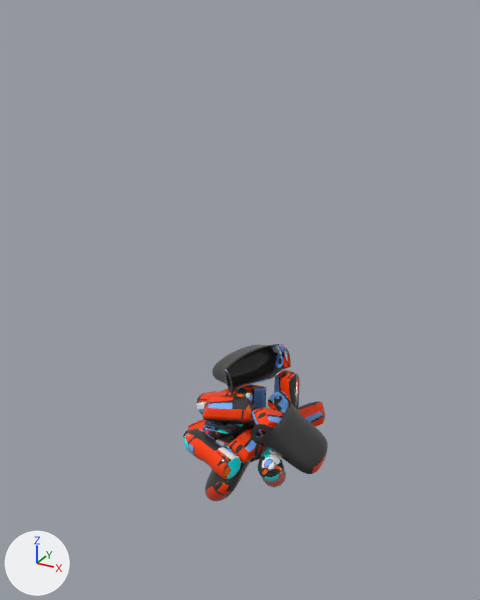
The FBX model Assets/Models/fixed asset/character/enemy/boss enemy/enemy4 lv3.fbx as it was, and as the next commit left it.
Rendered twice from a camera (50 mm lens) standing at (1.53, -2.91, 2.69) and looking at (-0.1, 0.05, 1.21). The axes (+X, +Y, +Z) are drawn at lower left. The lights are the same throughout.
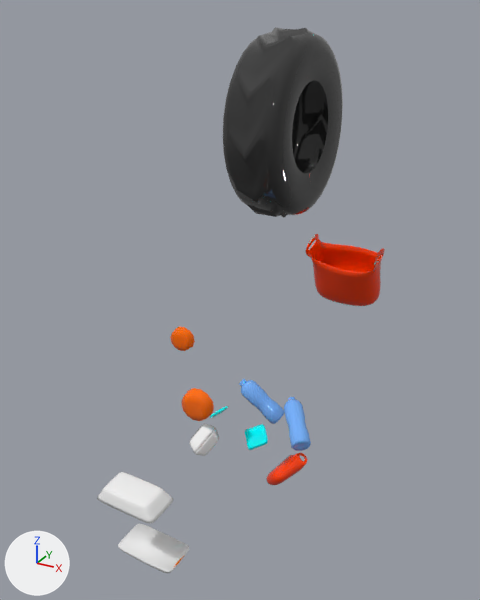
Boxes [x1, y1, x2, y2] around the edits, measured in the pictures (480 x 600 px; the box of a moved part takes in the faces that stretch with it):
'Cylinder.007', reshaped, turned, rescaled: before [183, 344, 328, 501]; after [97, 27, 385, 573]
part 1 of me_cylinder_020, moved or reshaped: before [205, 423, 252, 501]; after [305, 234, 385, 306]
part 2 of me_cylinder_020, moved or reshaped: before [298, 403, 325, 427]; after [97, 472, 173, 524]
part 3 of me_cylinder_020, moved or reshaped: before [203, 418, 252, 424]; after [118, 523, 189, 573]
part 4 of me_cylinder_020, moved or reshaped: before [251, 449, 271, 462]; after [245, 424, 268, 450]
part 5 of me_cylinder_020, moved or reshaped: before [254, 405, 271, 410]; after [239, 379, 285, 424]
part 6 of me_cylinder_020, moved or reshaped: before [258, 454, 286, 488]; after [284, 397, 311, 451]
part 7 of me_cylinder_020, moved or reshaped: before [242, 385, 266, 408]; after [210, 406, 229, 418]
part 8 of me_cylinder_020, moved or reshaped: before [274, 370, 296, 407]; after [189, 423, 214, 453]
part 9 of me_cylinder_020, moved or reshaped: before [227, 445, 251, 463]; after [195, 427, 219, 456]
part 10 of me_cylinder_020, moved or reshaped: before [203, 418, 268, 459]; after [266, 453, 307, 485]
part 11 of me_cylinder_020, added (black): after [223, 27, 343, 218]
part 12 of me_cylinder_020, added (orange): after [181, 388, 214, 421]
part 13 of me_cylinder_020, added (orange): after [170, 326, 195, 351]
part 14 of me_cylinder_020, deleted: before [183, 344, 328, 479]

The edits, one by one:
me_cylinder_020 is used by ob_cylinder_007; location (0.0, 0.0, 0.0); rotation (1.571, 0.0, 3.142), in degrees (90, 0, 180); scale (0.01, 0.01, 0.01).
me_cylinder_020 had 8919 vertices, 8735 faces and spanned x -51.9..39.0, y 1.7..93.2, z -49.2..39.8.
me_cylinder_020 now has 4548 vertices, 4444 faces and spans x -0.4..0.4, y -1.2..1.6, z 0.2..2.6.
me_cylinder_020 part 1: the loose piece of 965 vertices spanning x -9.6..22.1, y 1.7..46.6, z -36.1..12.8 is multiplied about its middle by the matrix ((0.007, -0.01, 0.005), (0.011, 0.003, -0.007), (0.004, 0.008, 0.01)), then moved by (-6.3, -22.7, 12.6).
me_cylinder_020 part 2: the loose piece of 273 vertices spanning x -32.2..-10.8, y 29.7..49.4, z 16.8..39.0 is scaled about its middle by (0.0158, -0.00887, -0.00086), then moved by (21.5, -40.6, -27.1).
me_cylinder_020 part 3: the loose piece of 401 vertices spanning x -11.8..18.0, y 59.9..66.9, z -32.5..-10.1 is scaled about its middle by (-0.0118, 0.00804, 0.00113), then moved by (-3.0, -64.4, 21.6).
me_cylinder_020 part 4: the loose piece of 122 vertices spanning x -10.2..13.7, y 14.6..33.7, z 0.9..15.5 is scaled about its middle by (-0.00728, 0.00547, 0.00815), then moved by (-1.8, -24.0, -7.9).
me_cylinder_020 part 5: the loose piece of 200 vertices spanning x -23.4..11.6, y 11.7..43.9, z 16.8..34.0 is multiplied about its middle by the matrix ((-0.008, 0.0, 0.0), (0.0, 0.0, 0.008), (0.0, 0.008, 0.0)), then moved by (5.9, -27.6, -24.9).
me_cylinder_020 part 6: the loose piece of 200 vertices spanning x -35.1..-14.6, y 19.9..54.2, z -38.9..-6.7 is scaled about its middle by (0.00882, 0.00818, -0.00422), then moved by (25.1, -37.0, 23.4).
me_cylinder_020 part 7: the loose piece of 122 vertices spanning x -5.1..13.1, y 49.3..67.7, z 2.3..13.2 is scaled about its middle by (0.00499, 0.00553, 0.00163), then moved by (-4.2, -58.5, -7.3).
me_cylinder_020 part 8: the loose piece of 273 vertices spanning x -22.6..-6.8, y 47.3..75.8, z 7.7..21.9 is scaled about its middle by (-0.00709, 0.00938, -0.0186), then moved by (14.4, -61.7, -14.4).
me_cylinder_020 part 9: the loose piece of 401 vertices spanning x -16.5..-1.6, y 40.3..51.9, z -34.4..-5.9 is multiplied about its middle by the matrix ((0.008, -0.007, 0.005), (0.008, 0.003, -0.008), (0.003, 0.009, 0.007)), then moved by (8.8, -46.2, 20.5).
me_cylinder_020 part 10: the loose piece of 965 vertices spanning x -22.8..19.1, y 34.5..57.9, z -29.0..16.0 is multiplied about its middle by the matrix ((-0.002, 0.005, -0.002), (0.003, 0.0, -0.004), (-0.004, -0.003, -0.003)), then moved by (2.1, -46.3, 6.7).
me_cylinder_020 part 11: a new loose piece of 418 vertices spanning x -0.2..0.2, y -0.1..0.8, z 1.6..2.6, in mat_enemy4 (picture img_enemy4_lv3_png).
me_cylinder_020 part 12: a new loose piece of 104 vertices spanning x 0.0..0.2, y -0.8..-0.7, z 1.0..1.1, in mat_enemy4 (picture img_enemy4_lv3_png).
me_cylinder_020 part 13: a new loose piece of 104 vertices spanning x -0.2..0.0, y -0.6..-0.5, z 1.2..1.3, in mat_enemy4 (picture img_enemy4_lv3_png).
me_cylinder_020 part 14: 13 loose pieces with 4997 vertices, spanning x -51.9..39.0, y 26.7..93.2, z -49.2..39.8, are deleted.
Object 'Cylinder.007' (ob_cylinder_007) turns from (90, 0, 180) to (0, 0, 0) degrees about x, y and z.
Object 'Cylinder.007' (ob_cylinder_007) is rescaled from (0.01, 0.01, 0.01) to (1.0, 1.0, 1.0).
